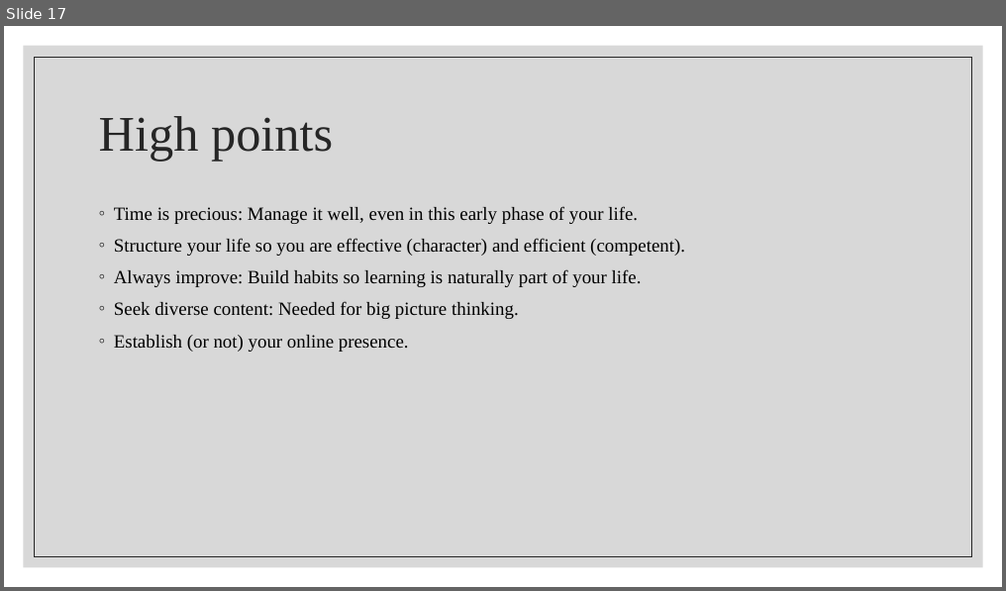
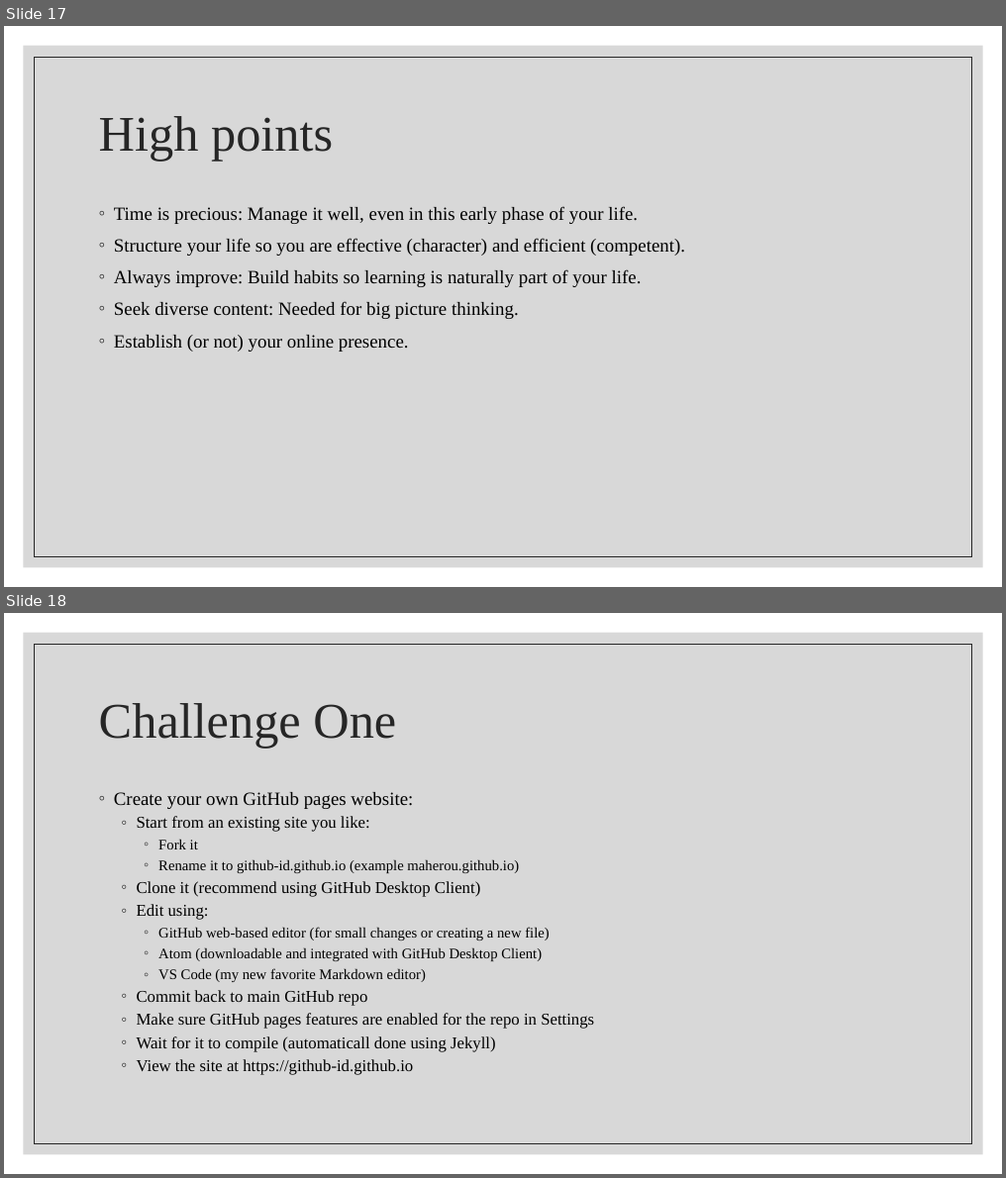
Before and after one commit to maherou/Teaching, a slide deck: files/CS373/BetterYou.pptx. Shown one above the other, each under a label of ours: slide 17 before the commit, slides 17 and 18 after it. The pictures are 1006x591 and 1006x1178 pixels, drawn with LibreOffice and Linux fonts; fonts in the diff are those of the drawing. Boxes give left, top, right and bottom in pixels: in the first picture for what was removed or moved away, otherwise in the second. Text is boxed around its words. In the diff, an @@ line names an element or a change of style, - is before the commit and + after.

```diff
--- a/files/CS373/BetterYou.pptx
+++ b/files/CS373/BetterYou.pptx
@@ slide 18 added at bbox=[4, 613, 1002, 1174], background #FFFFFF; not listed: 2 template elements that a slide beside it also shows @@
@@ title added at bbox=[99, 703, 396, 748], 48 pt, text #262626 @@
+Challenge One
@@ text added at bbox=[114, 792, 594, 1075], 16 pt, text #000000 @@
+◦ Create your own GitHub pages website:
+  ◦ Start from an existing site you like:
+    ◦ Fork it
+    ◦ Rename it to github-id.github.io (example maherou.github.io)
+  ◦ Clone it (recommend using GitHub Desktop Client)
+  ◦ Edit using:
+    ◦ GitHub web-based editor (for small changes or creating a new file)
+    ◦ Atom (downloadable and integrated with GitHub Desktop Client)
+    ◦ VS Code (my new favorite Markdown editor)
+  ◦ Commit back to main GitHub repo
+  ◦ Make sure GitHub pages features are enabled for the repo in Settings
+  ◦ Wait for it to compile (automaticall done using Jekyll)
+  ◦ View the site at https://github-id.github.io
```
Also in this commit, not shown: 4 slides changed, 1 other slide added, 3 other files.
